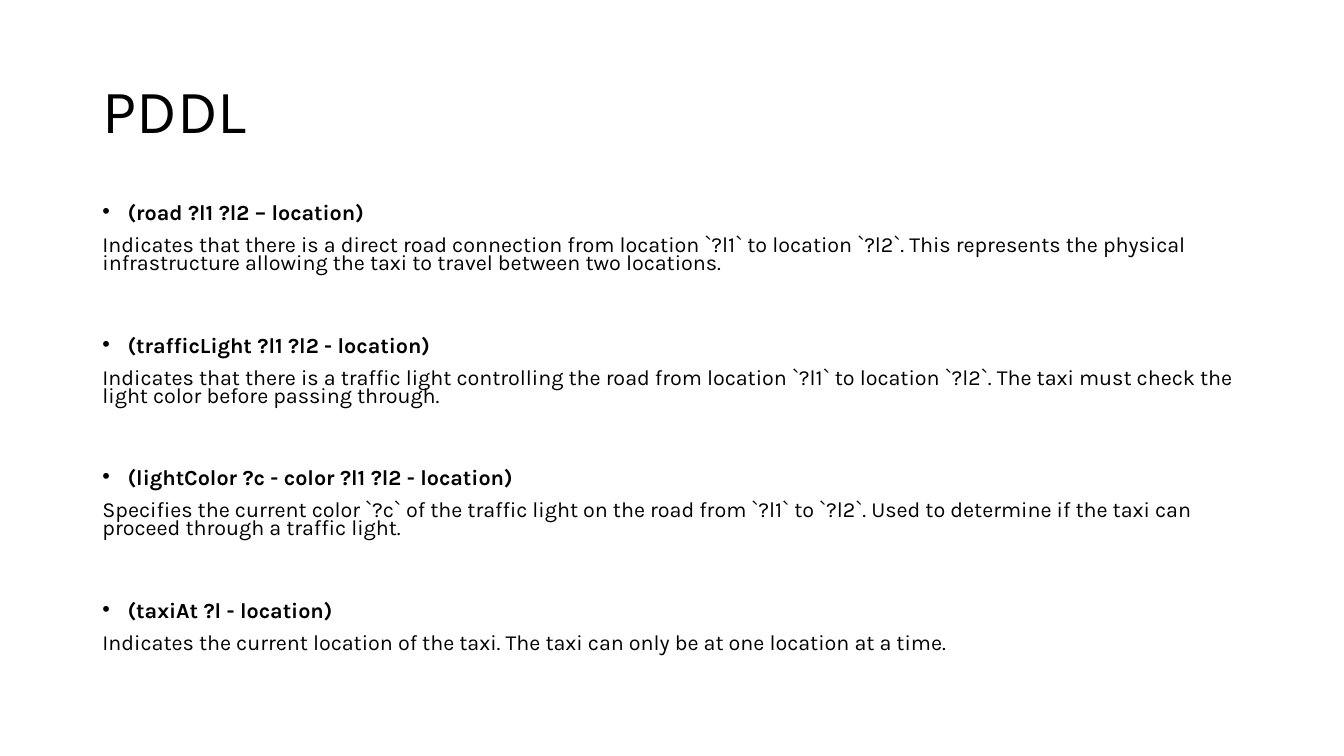
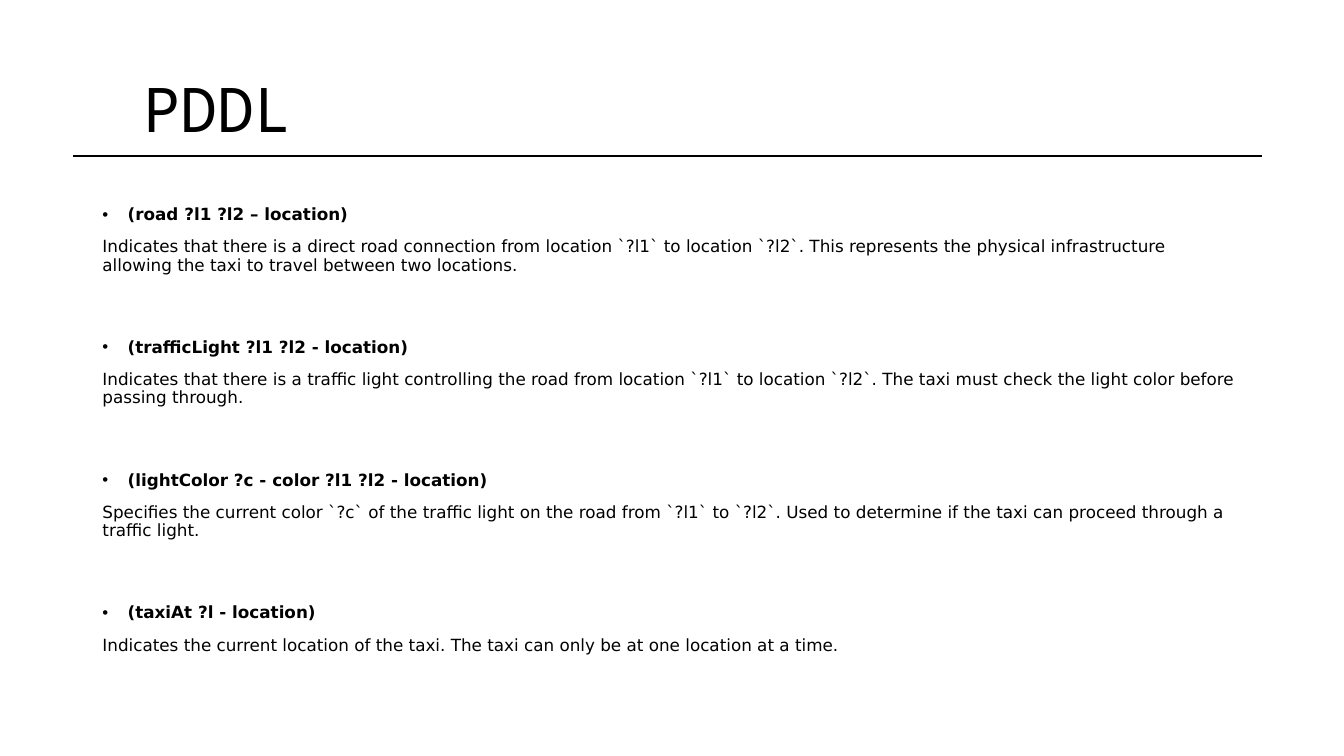
Before and after one commit to serenaragaglia/taxi_planning, a slide deck: slide 3 of documents/planning.pptx. Drawn at 1344x756 pixels with LibreOffice and Linux fonts; fonts in the diff are those of the drawing. Boxes give left, top, right and bottom in pixels: in the first picture for what was removed or moved away, otherwise in the second. Text is boxed around its words. In the diff, an @@ line names an element or a change of style, - is before the commit and + after.

```diff
--- a/documents/planning.pptx
+++ b/documents/planning.pptx
@@ text "PDDL": place and size @@
-text "PDDL" at <box>102,94,246,133</box>
+text "PDDL" at <box>144,88,292,132</box>
@@ text "PDDL" at <box>144,88,292,132</box>: font Karla to Noto Sans Mono @@
@@ line added from (73, 155) to (1262, 155), #000000 1.5 pt @@
@@ text "(road ?l1 ?l2 – location)" at <box>102,207,1234,655</box>: size 15.4 to 12 pt, font Karla to DejaVu Sans; line spacing 0.7 to 0.9 @@
```
Also in this commit, not shown: 19 other slides changed, 9 slides added, 1 slide removed, 1 other file.
